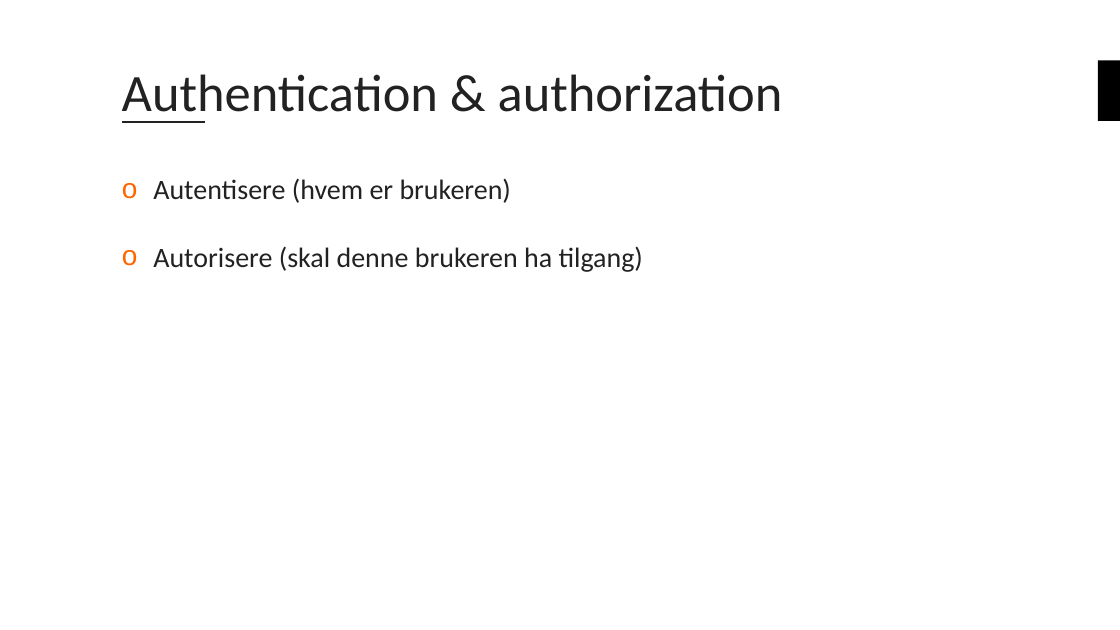
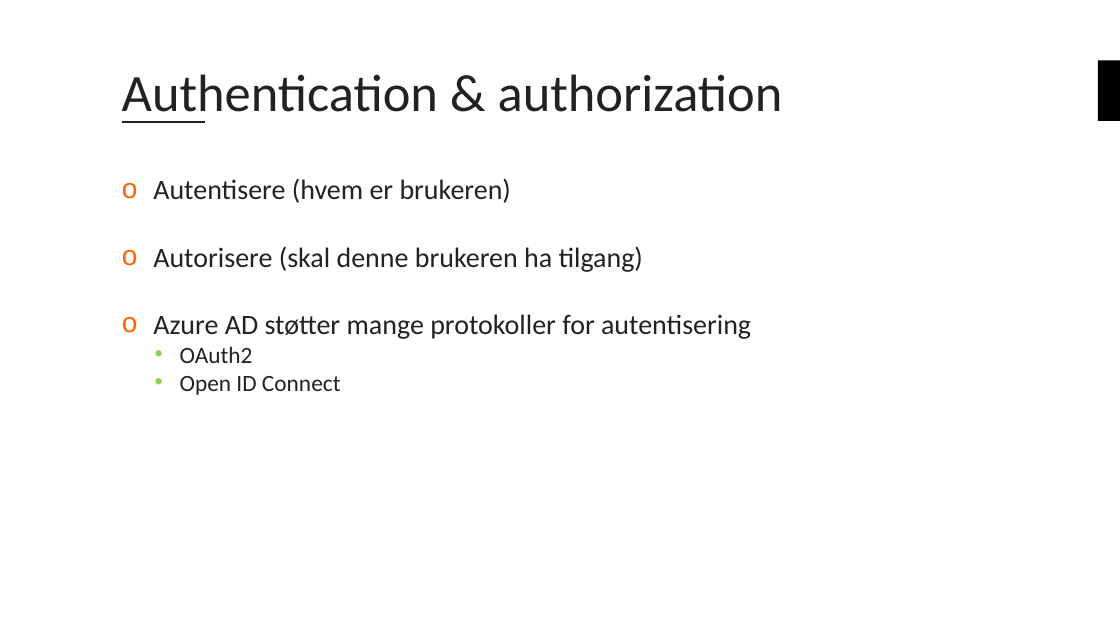
Before and after one commit to bouvet/azure-workshops, a slide deck: slide 13 of Workshop_3/Presentasjon/Azureskolen-Workshop#3.pptx. Drawn at 1120x630 pixels with LibreOffice and Linux fonts; fonts in the diff are those of the drawing; background and template pictures are left out. Boxes give left, top, right and bottom in pixels: in the first picture for what was removed or moved away, otherwise in the second. Text is boxed around its words. In the diff, an @@ line names an element or a change of style, - is before the commit and + after.

```diff
--- a/Workshop_3/Presentasjon/Azureskolen-Workshop#3.pptx
+++ b/Workshop_3/Presentasjon/Azureskolen-Workshop#3.pptx
@@ text at (153, 314, 751, 395): paragraphs added @@
+o Azure AD støtter mange protokoller for autentisering
+  • OAuth2
+  • Open ID Connect
```
Also in this commit, not shown: 7 other slides changed.
